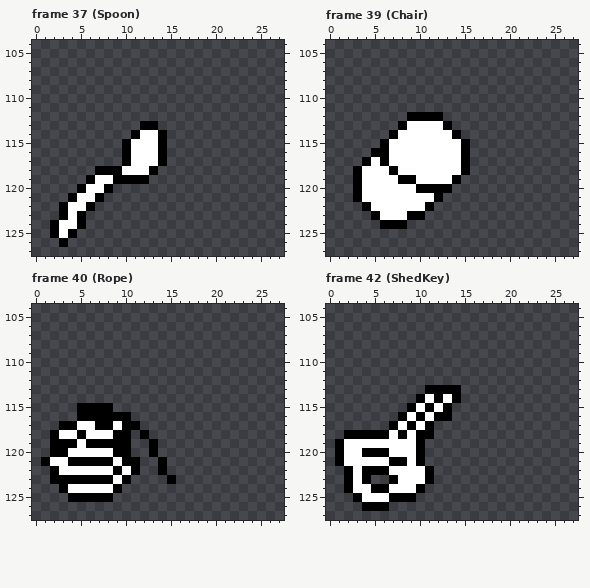
Pixel-art file, stored at assets/spritesheet2.aseprite. The first picture shows the starting point.
128x128 pixels, 69 frames. Shown: frame 37 (Spoon): x 0..27, y 104..127; frame 39 (Chair): x 0..27, y 104..127; frame 40 (Rope): x 0..27, y 104..127; frame 42 (ShedKey): x 0..27, y 104..127. The commit also changed other frames, which this record leaves out.
New version:
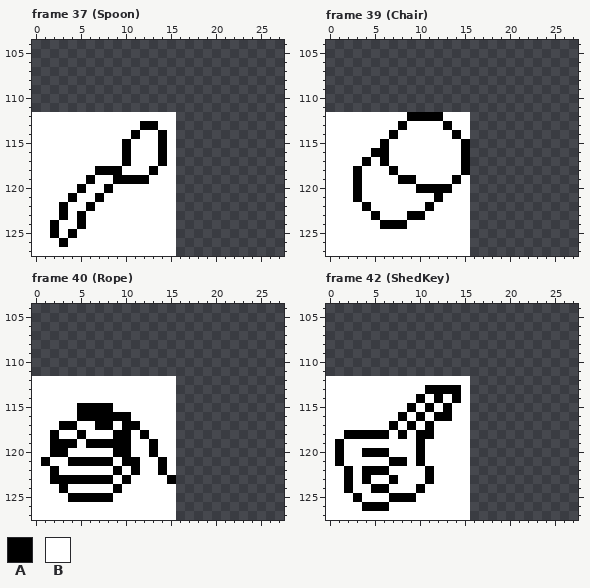
Palette (. is transparent): A #000000  B #ffffff
What changed:
Frame 37 (Spoon), layer "Down":
The edit adds colour B in row 112 at x 0 to 15; in row 113 at x 0 to 11 and 14 to 15; in row 114 at x 0 to 10 and 15; in rows 115 to 117 at x 0 to 9 and 15; in row 118 at x 0 to 6 and 14 to 15; in row 119 at x 0 to 5 and 13 to 15.
The edit adds colour B in row 120 at x 0 to 4 and 9 to 15; in row 121 at x 0 to 3 and 8 to 15; in row 122 at x 0 to 2 and 7 to 15; in row 123 at x 0 to 2 and 6 to 15; in row 124 at x 0 to 1 and 6 to 15; in row 125 at x 0 to 1 and 5 to 15.
The edit adds colour B in row 126 at x 0 to 2 and 4 to 15; in row 127 at x 0 to 15.
Frame 39 (Chair), layer "Down":
The edit adds colour B in row 112 at x 0 to 8 and 13 to 15; in row 113 at x 0 to 7 and 14 to 15; in row 114 at x 0 to 6 and 15; in row 115 at x 0 to 5; in row 116 at x 0 to 4; in row 117 at x 0 to 3.
The edit adds colour B in row 118 at x 0 to 2; in row 119 at x 0 to 2 and 15; in row 120 at x 0 to 2 and 14 to 15; in row 121 at x 0 to 2 and 13 to 15; in row 122 at x 0 to 3 and 12 to 15; in row 123 at x 0 to 4 and 11 to 15.
The edit adds colour B in row 124 at x 0 to 5 and 9 to 15; in rows 125 to 127 at x 0 to 15.
Frame 40 (Rope), layer "Down":
The edit adds colour B in rows 112 to 114 at x 0 to 15; in row 115 at x 0 to 4 and 9 to 15; in row 116 at x 0 to 4 and 11 to 15; in row 117 at x 0 to 2 and 12 to 15; in row 118 at x 0 to 1, 11 and 13 to 15; in rows 119 to 120 at x 0 to 1, 11 to 12 and 14 to 15.
The edit adds colour B in row 121 at x 0, 12 to 13 and 15; in row 122 at x 0 to 1, 12 to 13 and 15; in row 123 at x 0 to 1 and 11 to 14; in row 124 at x 0 to 2 and 10 to 15; in row 125 at x 0 to 3 and 9 to 15; in rows 126 to 127 at x 0 to 15.
Frame 42 (ShedKey), layer "Down":
The edit adds colour B in row 112 at x 0 to 15; in row 113 at x 0 to 10 and 15; in row 114 at x 0 to 9 and 15; in row 115 at x 0 to 8 and 14 to 15; in row 116 at x 0 to 7 and 14 to 15; in row 117 at x 0 to 6 and 12 to 15.
The edit adds colour B in row 118 at x 0 to 1 and 12 to 15; in rows 119 to 121 at x 0 and 11 to 15; in row 122 at x 0 to 1 and 12 to 15; in row 123 at x 0 to 1, 5 to 6 and 12 to 15; in row 124 at x 0 to 1 and 11 to 15; in row 125 at x 0 to 2 and 10 to 15.
The edit adds colour B in row 126 at x 0 to 3 and 7 to 15; in row 127 at x 0 to 15.
Pixel boxes of the changes (left, top, right, bottom) in both pictures:
added: (32, 112, 176, 256)
added: (326, 112, 470, 256)
added: (32, 376, 176, 520)
added: (326, 376, 470, 520)
